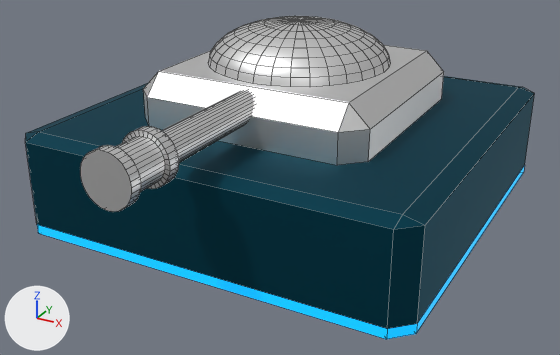
Before and after pictures for a commit that changed the Blender file assets/blends/player/player_model.blend.
Before and after are seen from a camera (50 mm lens) standing at (1.76, -3.39, 1.78) and looking at (0.07, -0.32, 0.24). Arrows for +X, +Y and +Z are at lower left; the lights stay in place. Mesh edges are drawn as thin lines.

Names of what the first picture shows: 'Chassis', 'Cylinder'.
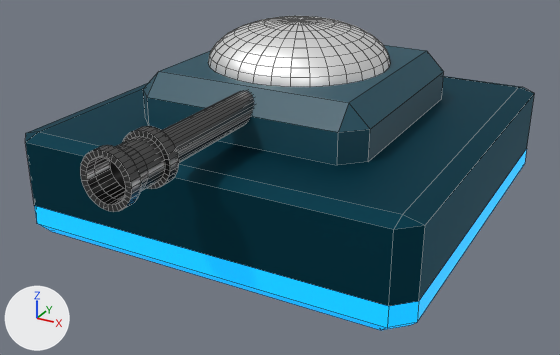
Where the newer file only moved an object's origin or applied its transform, the numbers keep the older frame.

The change, as a diff of the scene's bpy script:
```diff
--- a/assets/blends/player/player_model.blend.py
+++ b/assets/blends/player/player_model.blend.py
@@ mat_turret_dome @@
 mat_turret_dome = principled_material('turret_dome')
-mat_turret_dome.base_color = (0.8, 0.8, 0.8)  # white #e7e7e7
+mat_turret_dome.base_color = (1.0, 1.0, 1.0)  # white #ffffff
 mat_turret_dome.metallic = 1.0
@@ mat_turret_canon @@
+mat_turret_canon = principled_material('turret_canon')
+mat_turret_canon.base_color = (0.136, 0.136, 0.136)  # dark grey #676767
+mat_turret_canon.metallic = 1.0
+mat_turret_canon.roughness = 0.335
@@ mat_turret_base @@
+mat_turret_base = principled_material('turret_base')
+mat_turret_base.base_color = (0.0066, 0.0732, 0.111)  # dark cyan #134c5e
@@ me_cube @@
 # used by ob_chassis; location = (0.0, 0.0, 0.0); scale = (1.0, 1.0, 0.25)
-me_cube.from_pydata(...)  # 36 vertices, 33 faces; spans x -1.0..1.0, y -1.0..1.0, z 0.0..2.0
+me_cube.from_pydata(...)  # 44 vertices, 41 faces; spans x -1.0..1.0, y -1.0..1.0, z 0.0..2.0
+# me_cube part 1
+# 8 faces are deleted
+# 8 vertices in x -1.0..1.0, y -1.0..1.0, z 0.19 move by (0.0, 0.0, 0.41)
+# 8 vertices move from x -1.0..1.0, y -1.0..1.0, z 0.0 to x -0.96..0.96, y -0.96..0.96, z 0.0
+# 8 new vertices lie (0.0, 0.0, -0.39) away from vertices in x -1.0..1.0, y -1.0..1.0, z 0.19
+# 16 new faces join them, mat_chassis_strip (blue #00a1e7)
 me_cube.materials.append(mat_chassis_base)
@@ me_cylinder @@
 # used by ob_cylinder; location = (0.0, -0.282, 0.661); rotation_euler = (-1.571, 0.0, 0.0), in degrees (-90, 0, 0); scale = (-0.117, -0.117, -0.117)
-me_cylinder.from_pydata(...)  # 533 vertices, 498 faces; spans x -5.1..5.1, y -1.4..2.5, z -7.5..10.2
+me_cylinder.from_pydata(...)  # 597 vertices, 562 faces; spans x -0.6..0.6, y -1.2..0.9, z -0.2..0.3
+# me_cylinder part 2: the loose piece of 257 vertices spanning x -3.9..3.9, y 0.8..2.5, z -6.3..1.5 is multiplied about the mesh origin by the matrix ((-0.117, 0.0, 0.0), (0.0, 0.0, -0.117), (0.0, 0.117, 0.0))
+# me_cylinder part 3: a new loose piece of 320 vertices spanning x -0.1..0.1, y -1.2..0.0, z -0.1..0.1, in mat_turret_canon (dark grey #676767)
+# me_cylinder part 4
+# 272 vertices are removed from x -5.1..5.1, y -1.4..1.0, z -7.5..10.2
+# 242 faces are deleted
+# 16 vertices are added at x -0.6..0.6, y -0.3..0.9, z -0.2..0.1
+# 17 new faces join them, mat_turret_base (dark cyan #134c5e)
 me_cylinder.materials.append(mat_turret_dome)
+me_cylinder.materials.append(mat_turret_base)  # dark cyan #134c5e
+me_cylinder.materials.append(mat_turret_canon)  # dark grey #676767
@@ ob_cylinder @@
 ob_cylinder.location = (0.0, -0.282, 0.661)
-ob_cylinder.rotation_euler = (-1.571, 0.0, 0.0)  # degrees (-90, 0, 0)
-ob_cylinder.scale = (-0.117, -0.117, -0.117)
```

Where the change shows, as pixel boxes (x1, y1, x2, y2) in the pictures (560 x 355 px; the box of a moved part takes in the faces that stretch with it):
'Chassis', reshaped: before (25, 76, 534, 339); after (25, 76, 534, 330)
'Cylinder', recoloured, reshaped, turned, rescaled: (80, 16, 444, 212) in both
part 1 of me_cube, built on: before (26, 146, 527, 339); after (26, 146, 527, 330)
part 2 of me_cylinder, moved or reshaped: (208, 16, 390, 87) in both
part 3 of me_cylinder, added: after (80, 90, 254, 212)
part 4 of me_cylinder, cut back: before (80, 45, 444, 212); after (143, 45, 444, 165)
